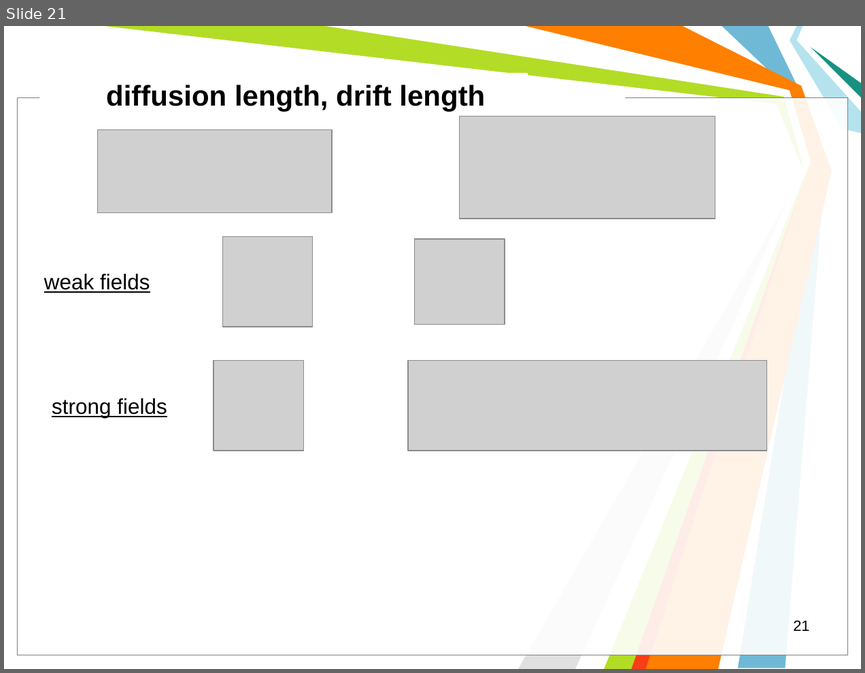
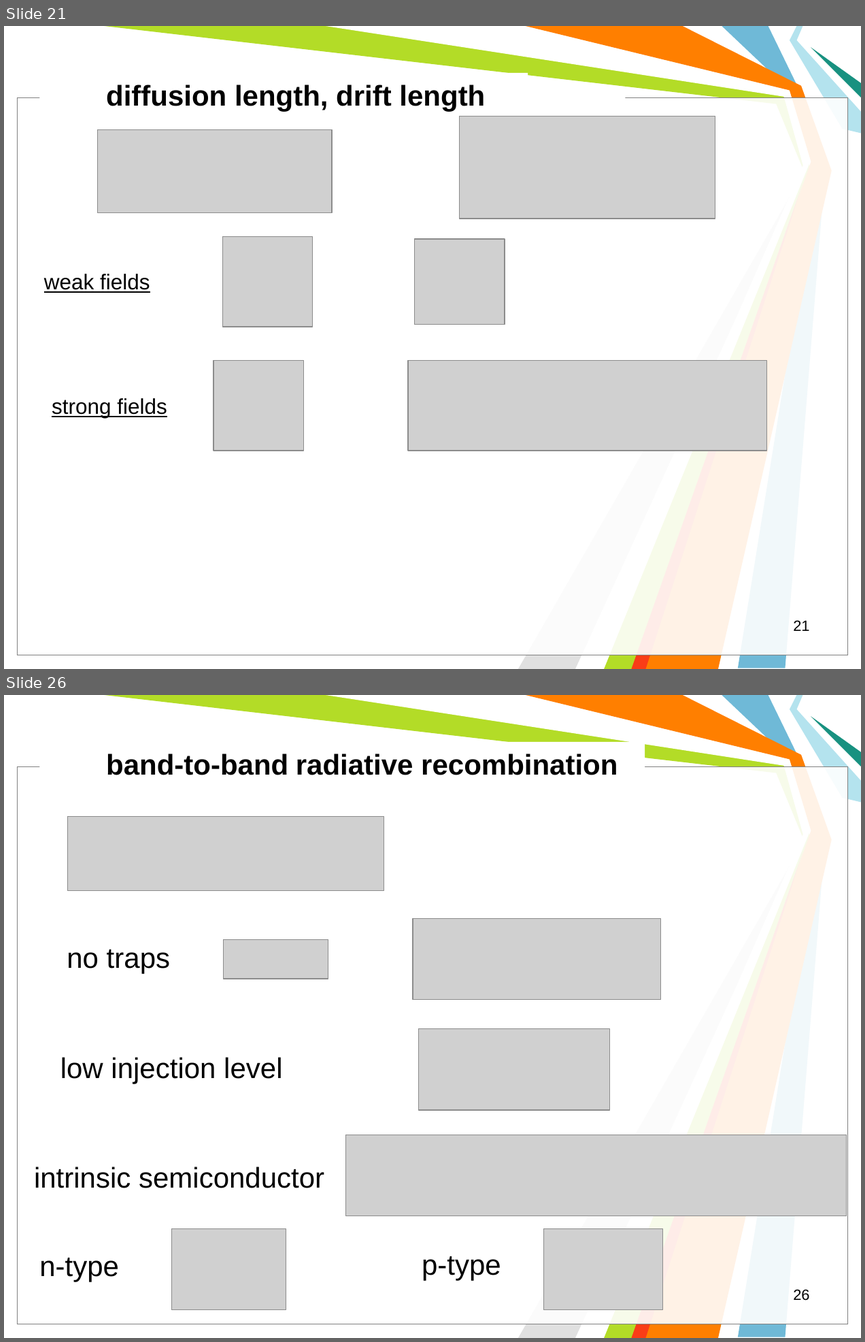
Before and after one commit to l432/NMK, a slide deck: Lecture/Photovoltaics/Photovoltaics2.ppt. Shown one above the other, each under a label of ours: slide 21 before the commit, slides 21 and 26 after it; the slides between them are not shown. The pictures are 865x673 and 865x1342 pixels, drawn with LibreOffice and Linux fonts; fonts in the diff are those of the drawing; grey boxes stand for pictures; background and template pictures are left out. Boxes give left, top, right and bottom in pixels: in the first picture for what was removed or moved away, otherwise in the second. Text is boxed around its words. In the diff, an @@ line names an element or a change of style, - is before the commit and + after.

```diff
--- a/Lecture/Photovoltaics/Photovoltaics2.ppt
+++ b/Lecture/Photovoltaics/Photovoltaics2.ppt
@@ slide 26 added at bbox=[4, 695, 861, 1338], background #FFFFFF; not listed: 11 template elements that a slide beside it also shows @@
@@ text added at bbox=[106, 753, 617, 775], 24 pt, text #000000, bold @@
+band-to-band radiative recombination
@@ picture added at bbox=[67, 816, 383, 890] @@
@@ picture added at bbox=[413, 919, 660, 999] @@
@@ picture added at bbox=[224, 939, 329, 979] @@
@@ text added at bbox=[67, 949, 170, 974], 24 pt, text #000000 @@
+no traps
@@ picture added at bbox=[419, 1029, 610, 1110] @@
@@ text added at bbox=[60, 1057, 282, 1083], 24 pt, text #000000 @@
+low injection level
@@ picture added at bbox=[346, 1134, 847, 1216] @@
@@ text added at bbox=[34, 1166, 324, 1188], 24 pt, text #000000 @@
+intrinsic semiconductor
@@ picture added at bbox=[171, 1229, 286, 1310] @@
@@ picture added at bbox=[544, 1229, 663, 1310] @@
@@ text added at bbox=[39, 1257, 119, 1281], 24 pt, text #000000 @@
+n-type
@@ text added at bbox=[422, 1255, 501, 1280], 24 pt, text #000000 @@
+p-type
@@ page number added at bbox=[793, 1289, 809, 1300], 12.5 pt, text #000000 @@
+26
```
Also in this commit, not shown: 17 other slides added, 1 slide removed.
